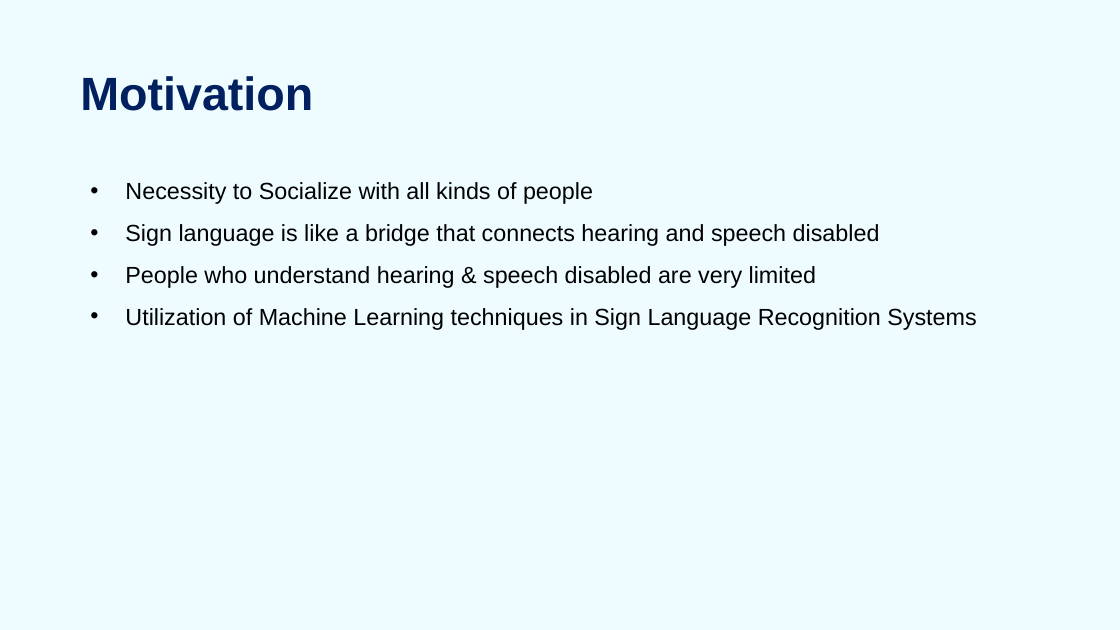
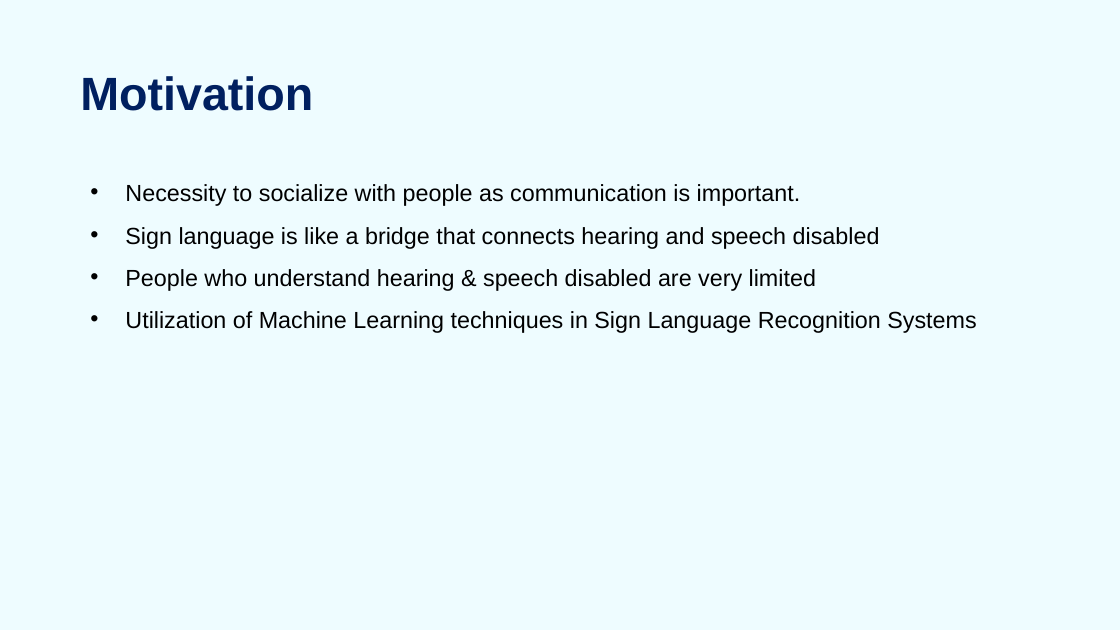
Before and after one commit to Sasank09/CS5710_13469, a slide deck: slide 5 of Sign Language for Alphabets/SLRS_PPT.pptx. Drawn at 1120x630 pixels with LibreOffice and Linux fonts; fonts in the diff are those of the drawing. Boxes give left, top, right and bottom in pixels: in the first picture for what was removed or moved away, otherwise in the second. Text is boxed around its words. In the diff, an @@ line names an element or a change of style, - is before the commit and + after.

```diff
--- a/Sign Language for Alphabets/SLRS_PPT.pptx
+++ b/Sign Language for Alphabets/SLRS_PPT.pptx
@@ text at (125, 184, 801, 206): text changed @@
-• Necessity to Socialize with all kinds of people
+• Necessity to socialize with people as communication is important.
```
Also in this commit, not shown: 5 other slides changed, 6 slides added, 1 slide removed.
